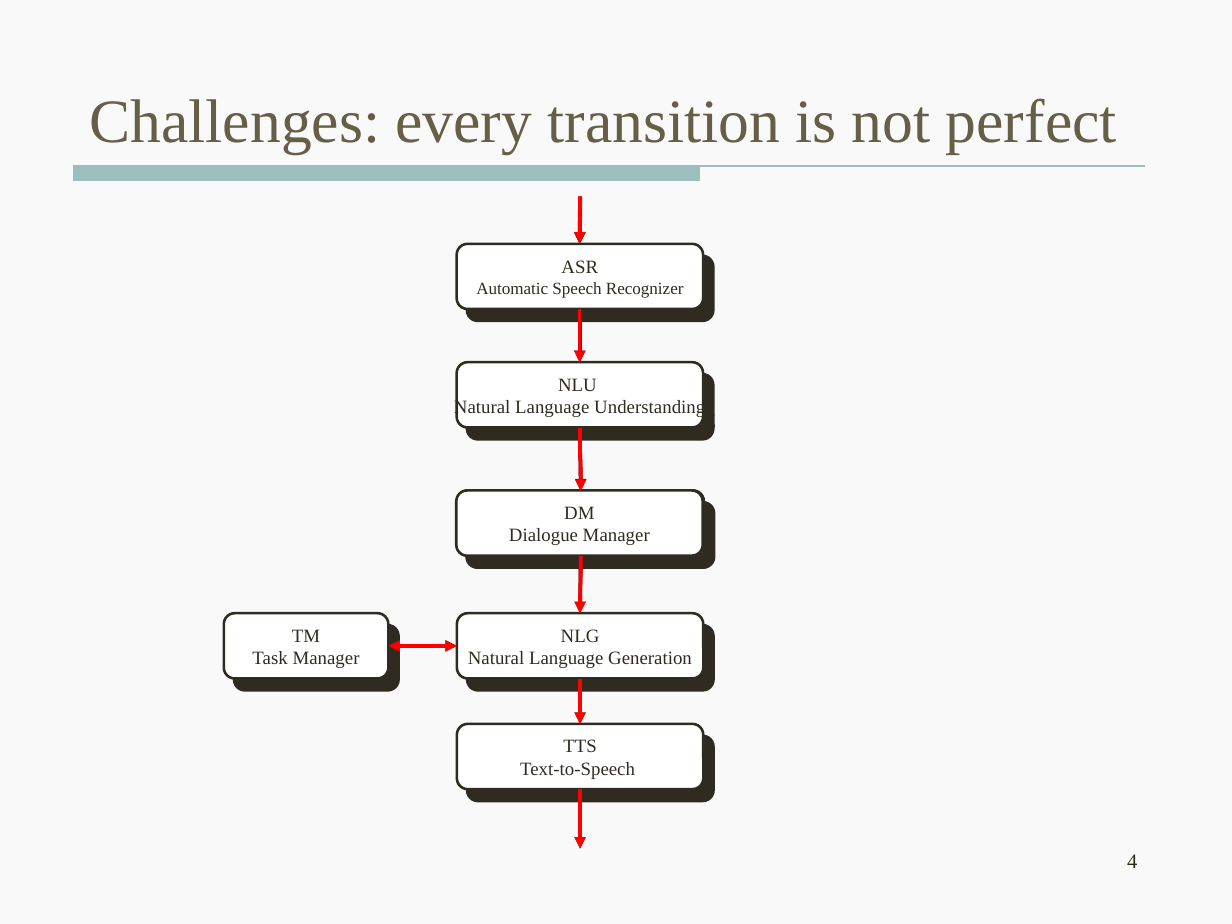
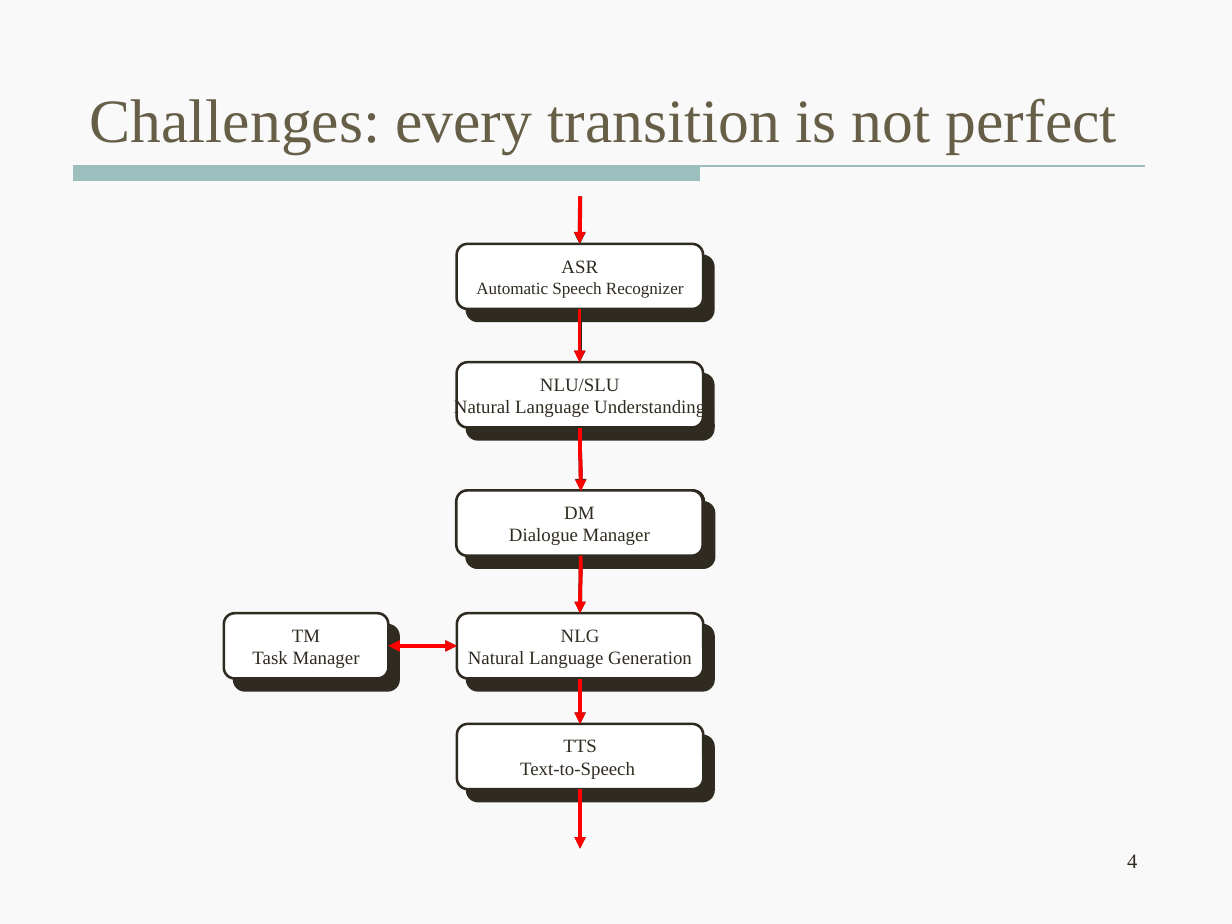
Before and after one commit to wencanluo/NLPFall2013, a slide deck: slide 4 of doc/12.06.2013 Meeting/DSTC2-12-16-2013.pptx. Drawn at 1232x924 pixels with LibreOffice and Linux fonts; fonts in the diff are those of the drawing. Boxes give left, top, right and bottom in pixels: in the first picture for what was removed or moved away, otherwise in the second. Text is boxed around its words. In the diff, an @@ line names an element or a change of style, - is before the commit and + after.

```diff
--- a/doc/12.06.2013 Meeting/DSTC2-12-16-2013.pptx
+++ b/doc/12.06.2013 Meeting/DSTC2-12-16-2013.pptx
@@ text in rounded rectangle at (550, 388, 630, 407): text changed @@
-NLU
+NLU/SLU
```
Also in this commit, not shown: 11 other slides changed, 11 slides added, 4 slides removed, 8 other files.
